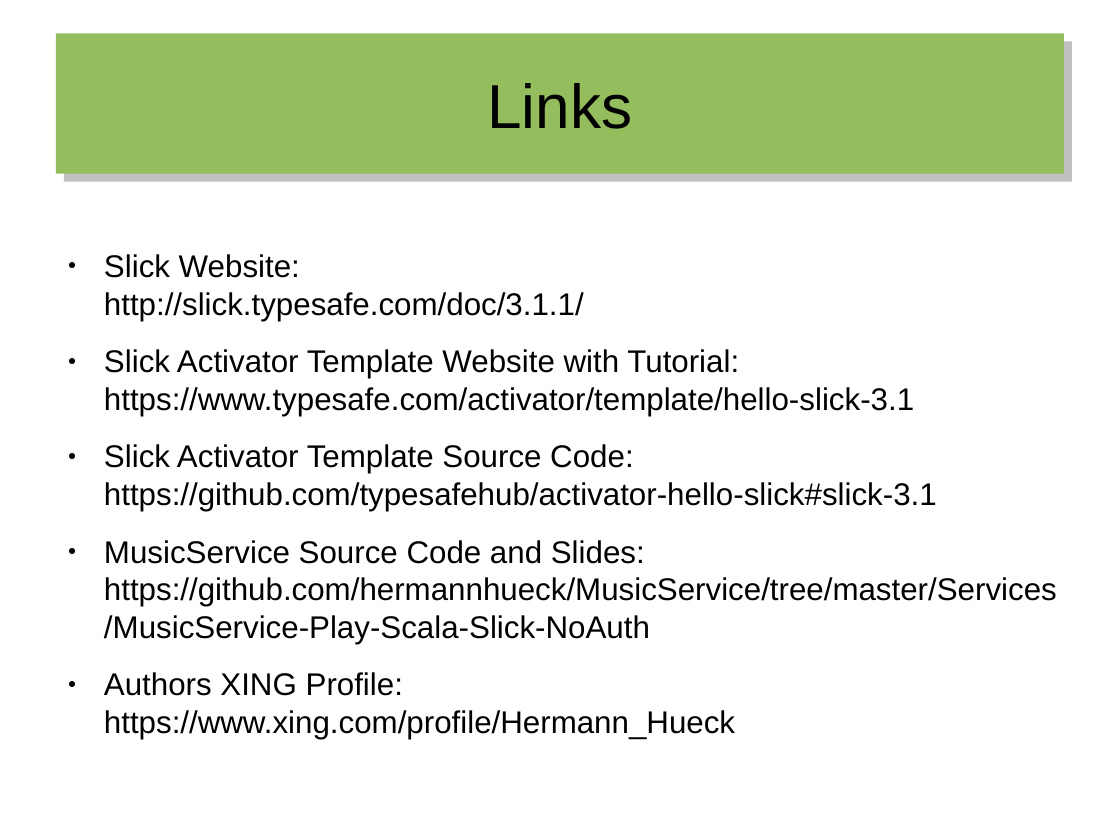
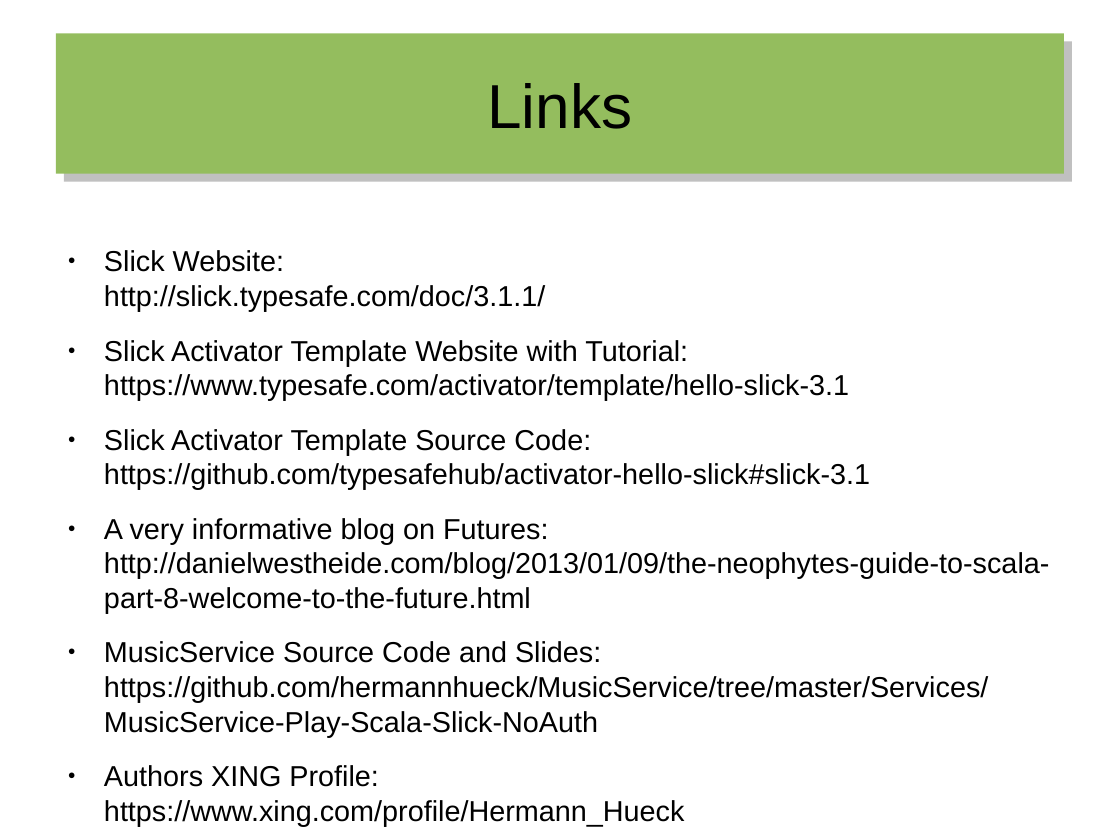
Before and after one commit to hermannhueck/MusicService, a slide deck: slide 26 of Services/MusicService-Play-Scala-Slick-NoAuth/Slides/2016-01-19_Implementing-a-many-to-many-Relationship-with-Slick.odp (slide 24 before the commit). Drawn at 1120x840 pixels with LibreOffice and Linux fonts; fonts in the diff are those of the drawing. Boxes give left, top, right and bottom in pixels: in the first picture for what was removed or moved away, otherwise in the second. Text is boxed around its words. In the diff, an @@ line names an element or a change of style, - is before the commit and + after.

```diff
--- a/Services/MusicService-Play-Scala-Slick-NoAuth/Slides/2016-01-19_Implementing-a-many-to-many-Relationship-with-Slick.odp
+++ b/Services/MusicService-Play-Scala-Slick-NoAuth/Slides/2016-01-19_Implementing-a-many-to-many-Relationship-with-Slick.odp
@@ text at (104, 250, 988, 826): size 22.2 to 20.4 pt in "Slick Website: http://slick.typesafe.com/doc/3.1.1/", "Slick Activator Template Website with Tutorial: https://www. ...", "Slick Activator Template Source Code: https://github.com/typ ...", "MusicService Source Code and Slides: https://github.com/herm ..." and 1 more places @@
@@ text at (104, 518, 1050, 613): paragraph added @@
+● A very informative blog on Futures:
+  http://danielwestheide.com/blog/2013/01/09/the-neophytes-guide-to-scala-part-8-welcome-to-the-future.html
```
Also in this commit, not shown: 1 other slide changed, 2 other files.
